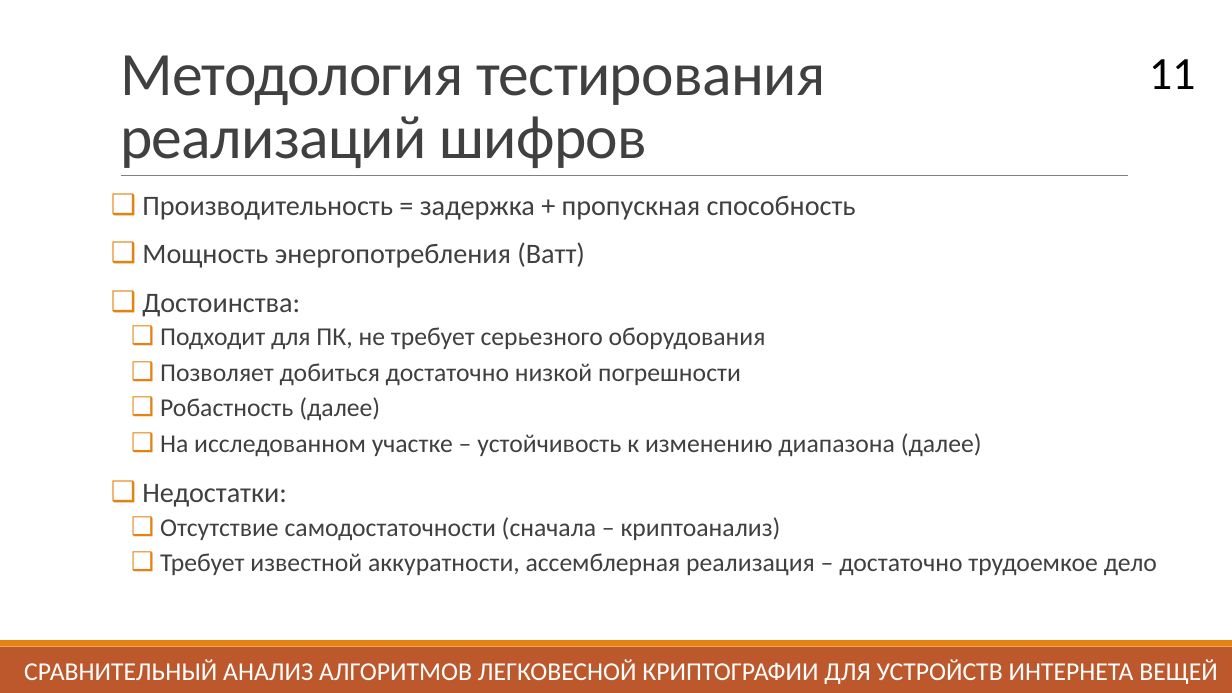
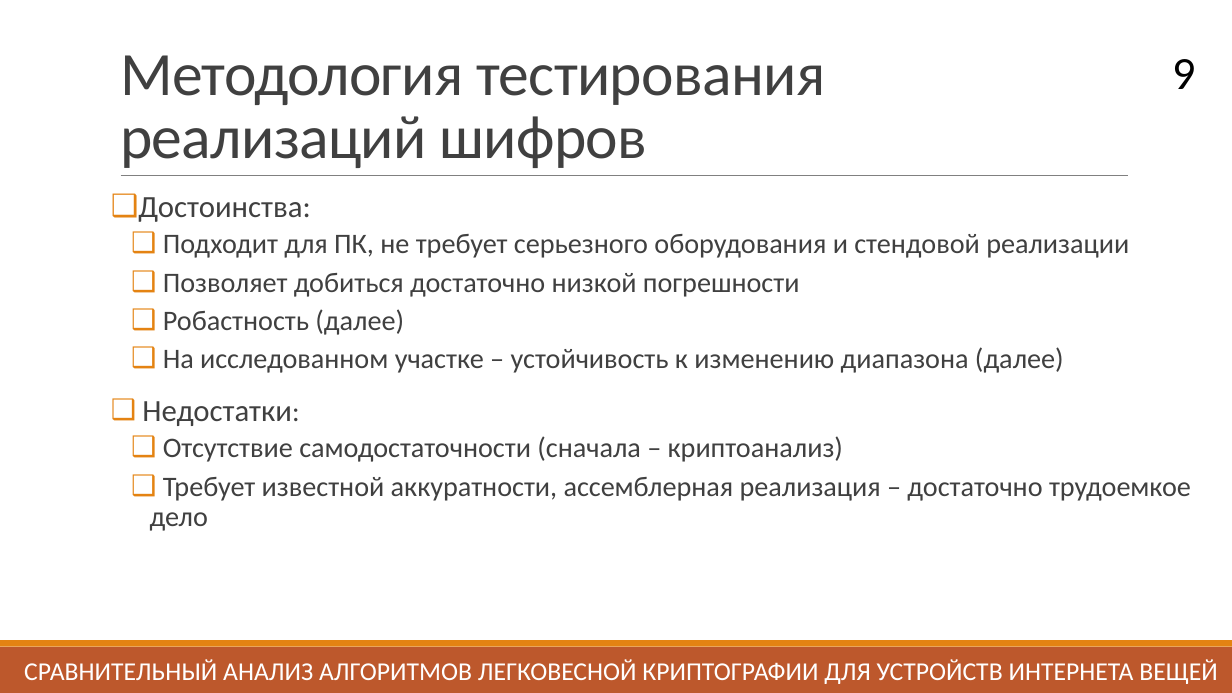
Before and after one commit to daniel-momot/GraduateWork, a slide deck: slide 9 of Выступление/Презентация.pptx (slide 11 before the commit). Drawn at 1232x693 pixels with LibreOffice and Linux fonts; fonts in the diff are those of the drawing. Boxes give left, top, right and bottom in pixels: in the first picture for what was removed or moved away, otherwise in the second. Text is boxed around its words. In the diff, an @@ line names an element or a change of style, - is before the commit and + after.

```diff
--- a/Выступление/Презентация.pptx
+++ b/Выступление/Презентация.pptx
@@ page number at bbox=[1172, 59, 1195, 89]: text changed @@
-11
+9
@@ text at bbox=[138, 197, 1191, 531]: size 22 to 24 pt in "Достоинства:", "Недостатки:"; size 20 to 22 pt in "Позволяет добиться достаточно низкой погрешности", "Робастность (далее)", "На исследованном участке – устойчивость к изменению ...", "Отсутствие самодостаточности (сначала – криптоанализ)" and 1 more places @@
@@ text at bbox=[142, 196, 856, 268]: paragraphs removed @@
-❑ Производительность = задержка + пропускная способность
-❑ Мощность энергопотребления (Ватт)
@@ text at bbox=[163, 234, 1129, 258]: text changed; size 20 to 22 pt @@
-  ❑ Подходит для ПК, не требует серьезного оборудования
+  ❑ Подходит для ПК, не требует серьезного оборудования и стендовой реализации
```
Also in this commit, not shown: 9 other slides changed, 2 slides added, 1 slide removed.
